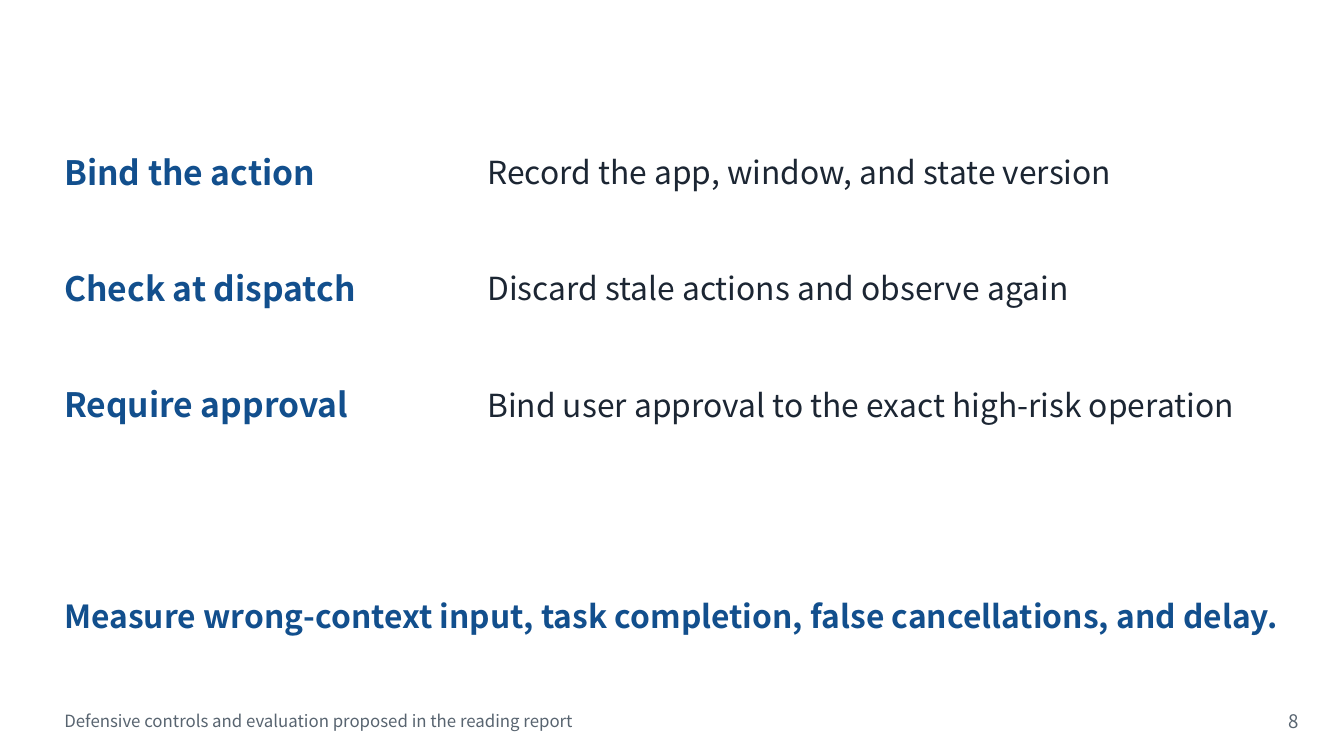
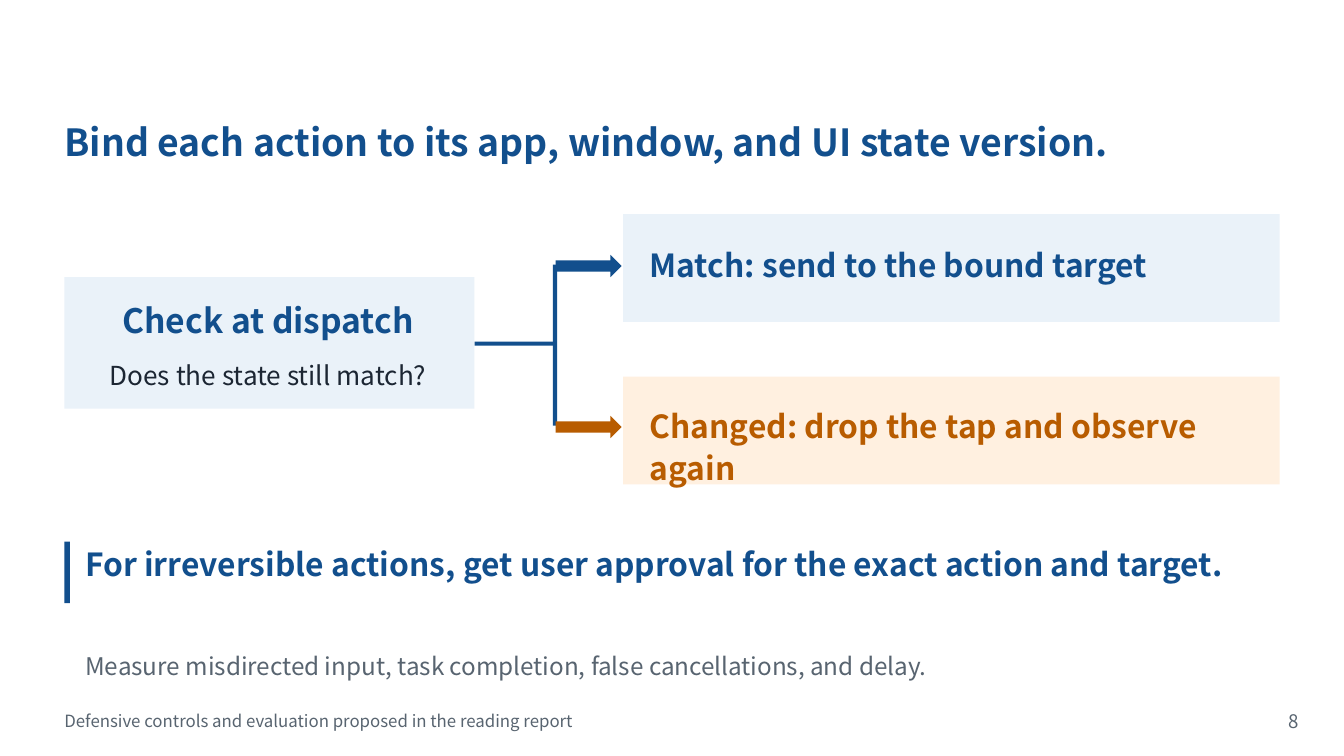
Before and after one commit to Novakru/ZJU-assignment-reports, a slide deck: slide 8 of submission/presentation.pptx. Drawn at 1344x756 pixels with LibreOffice and Linux fonts; fonts in the diff are those of the drawing; background and template pictures are left out. Boxes give left, top, right and bottom in pixels: in the first picture for what was removed or moved away, otherwise in the second. Text is boxed around its words. In the diff, an @@ line names an element or a change of style, - is before the commit and + after.

```diff
--- a/submission/presentation.pptx
+++ b/submission/presentation.pptx
@@ text at [64,125,1108,164]: text changed; size 18 to 20 pt @@
-Bind the action
+Bind each action to its app, window, and UI state version.
@@ text removed at [487,158,1112,192] @@
-Record the app, window, and state version
@@ rectangle added at [624,214,1281,321], fill #EAF2F9 @@
@@ rectangle added at [552,265,556,426], fill #124F8D @@
@@ right arrow added at [556,255,622,278], fill #124F8D @@
@@ text added at [650,251,1147,285], 17 pt, text #124F8D, bold @@
+Match: send to the bound target
@@ rectangle added at [65,277,474,409], fill #EAF2F9 @@
@@ text "Check at dispatch": place and size @@
-text "Check at dispatch" at [64,273,356,309]
+text "Check at dispatch" at [122,306,414,341]
@@ text "Check at dispatch" at [122,306,414,341]: alignment left to centre @@
@@ text removed at [487,274,1068,308] @@
-Discard stale actions and observe again
@@ rectangle added at [474,341,554,345], fill #124F8D @@
@@ text removed at [64,389,348,425] @@
-Require approval
@@ text added at [110,364,427,386], 14 pt, text #1C2633 @@
+Does the state still match?
@@ rectangle added at [624,376,1281,484], fill #FFF0E0 @@
@@ text removed at [487,391,1234,425] @@
-Bind user approval to the exact high-risk operation
@@ right arrow added at [556,415,622,438], fill #B85C00 @@
@@ text added at [650,412,1196,488], 17 pt, text #B85C00, bold @@
+Changed: drop the tap and observe again
@@ rectangle added at [65,542,70,603], fill #124F8D @@
@@ text added at [85,550,1222,584], 17 pt, text #124F8D, bold @@
+For irreversible actions, get user approval for the exact action and target.
@@ text at [85,655,926,681]: text changed; size 17 to 13 pt; text colour #124F8D to #586470; bold off @@
-Measure wrong-context input, task completion, false cancellations, and delay.
+Measure misdirected input, task completion, false cancellations, and delay.
```
Also in this commit, not shown: 4 other slides changed, 2 slides added, 2 slides removed, 14 other files.
